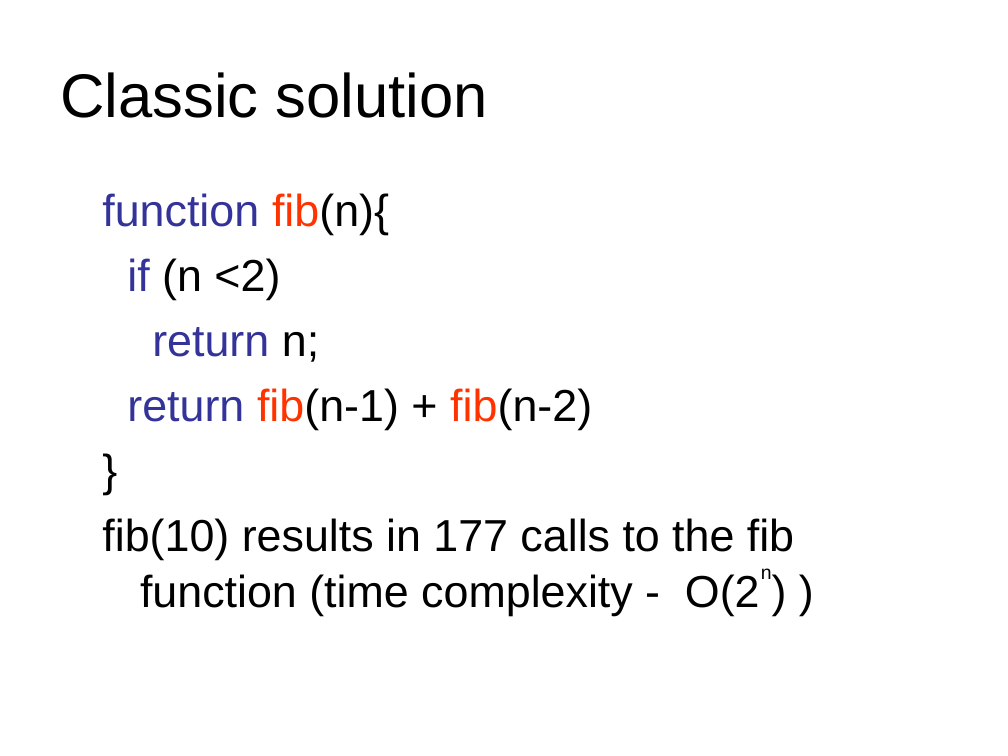
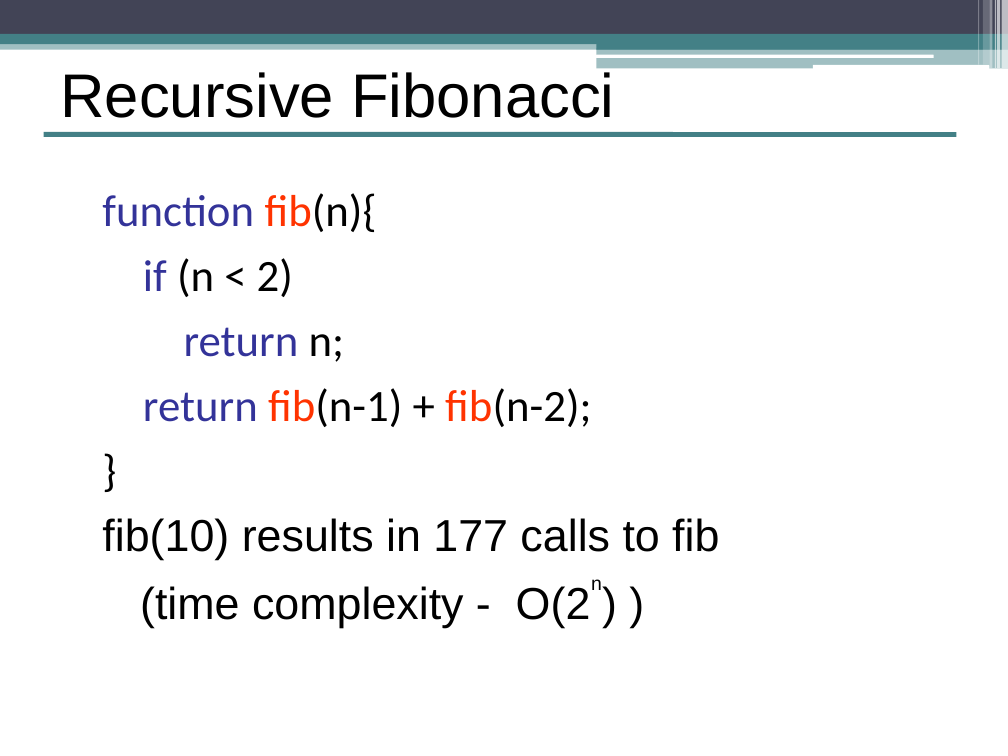
Before and after one commit to yoavrubin/talks, a slide deck: slide 29 of reversim/FP JS - reversim.ppt (slide 28 before the commit). Drawn at 1008x756 pixels with LibreOffice and Linux fonts; fonts in the diff are those of the drawing. Boxes give left, top, right and bottom in pixels: in the first picture for what was removed or moved away, otherwise in the second. Text is boxed around its words. In the diff, an @@ line names an element or a change of style, - is before the commit and + after.

```diff
--- a/reversim/FP JS - reversim.ppt
+++ b/reversim/FP JS - reversim.ppt
@@ rectangle added at [0,0,1008,34], fill #424456 @@
@@ rectangle added at [978,0,979,65], fill #FFFFFF at 30% opacity @@
@@ rectangle added at [983,0,989,65], fill #FFFFFF at 20% opacity @@
@@ rectangle added at [990,0,993,69], fill #FFFFFF at 40% opacity @@
@@ rectangle added at [995,0,996,69], fill #FFFFFF at 60% opacity @@
@@ rectangle added at [997,0,1000,69], fill #FFFFFF at 65% opacity @@
@@ rectangle added at [1002,0,1008,69], fill #FFFFFF at 65% opacity @@
@@ rectangle added at [0,40,1008,49], fill #438086 at 50% opacity @@
@@ rectangle added at [0,34,1008,44], fill #438086 @@
@@ rounded rectangle added at [596,54,933,57], fill #FFFFFF @@
@@ rectangle added at [597,39,1008,49], fill #438086 @@
@@ rectangle added at [597,48,1008,69], fill #438086 at 50% opacity @@
@@ title at [60,72,614,118]: text changed @@
-Classic solution
+Recursive Fibonacci
@@ rounded rectangle added at [812,65,989,69], fill #FFFFFF @@
@@ line added from (43, 134) to (957, 134), #438086 3.49 pt @@
@@ text at [102,193,377,362]: font Arial to Calibri in "function fib(n){", "return n;", "}" @@
@@ text at [143,258,293,297]: text changed; font Arial to Calibri @@
-if (n <2)
+if (n < 2)
@@ text at [143,388,591,427]: text changed; font Arial to Calibri @@
-return fib(n-1) + fib(n-2)
+return fib(n-1) + fib(n-2);
@@ text at [102,518,719,627]: text changed @@
-fib(10) results in 177 calls to the fib function (time complexity - O(2n) )
+fib(10) results in 177 calls to fib
+(time complexity - O(2n) )
```
Also in this commit, not shown: 44 other slides changed, 62 slides added, 49 slides removed.
